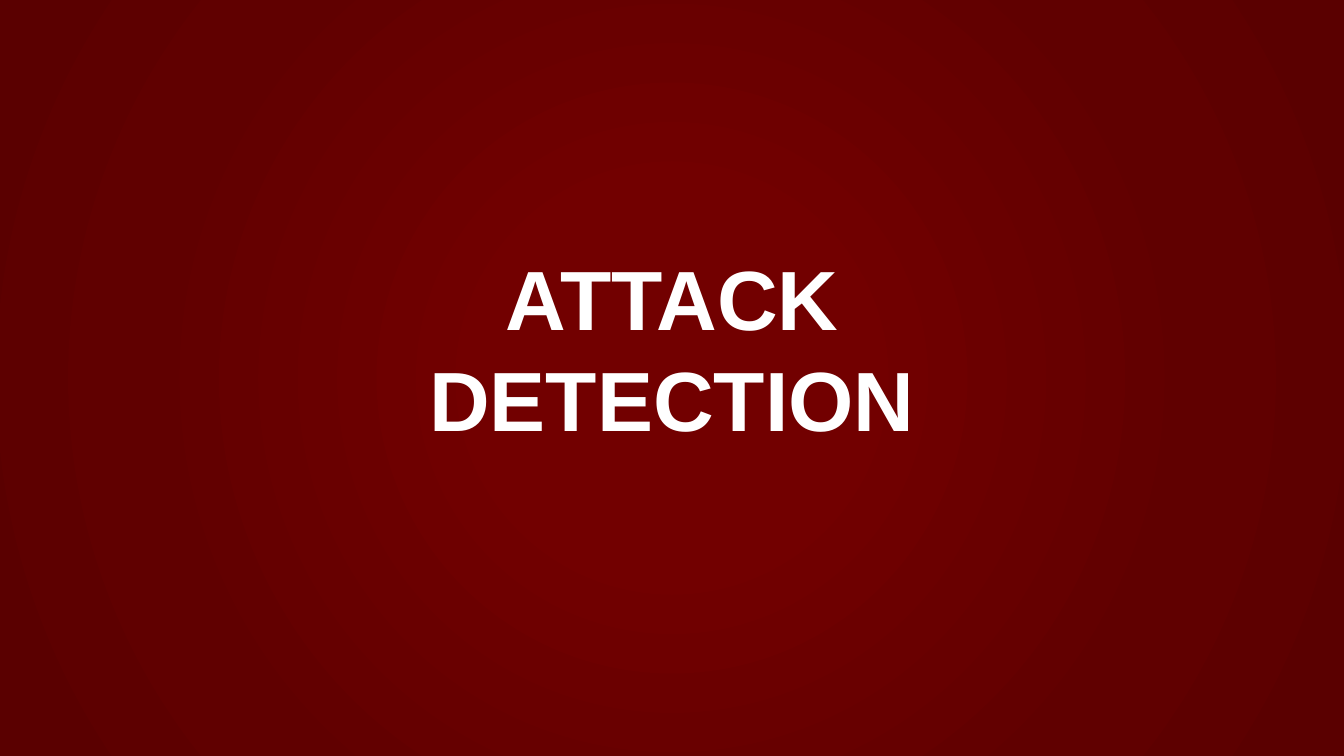
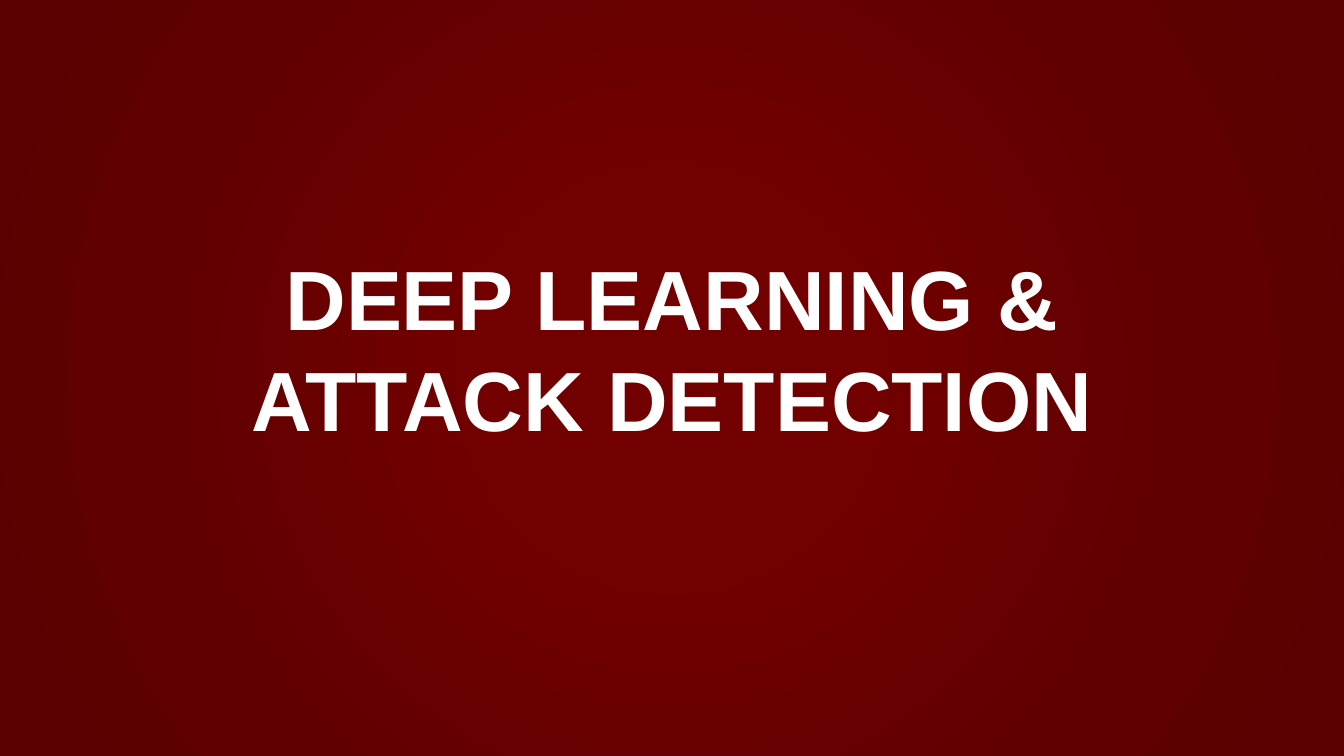
Before and after one commit to noise-lab/ML-Cybersecurity, a slide deck: slide 13 of module-3/ppt/3.3-Deep Learning.pptx (slide 4 before the commit). Drawn at 1344x756 pixels with LibreOffice and Linux fonts; fonts in the diff are those of the drawing; background and template pictures are left out. Boxes give left, top, right and bottom in pixels: in the first picture for what was removed or moved away, otherwise in the second. Text is boxed around its words. In the diff, an @@ line names an element or a change of style, - is before the commit and + after.

```diff
--- a/module-3/ppt/3.3-Deep Learning.pptx
+++ b/module-3/ppt/3.3-Deep Learning.pptx
@@ title at <box>251,271,1092,432</box>: text changed @@
-ATTACK
-DETECTION
+DEEP LEARNING & ATTACK DETECTION
```
Also in this commit, not shown: 2 other slides changed, 10 slides added, 4 other files.
